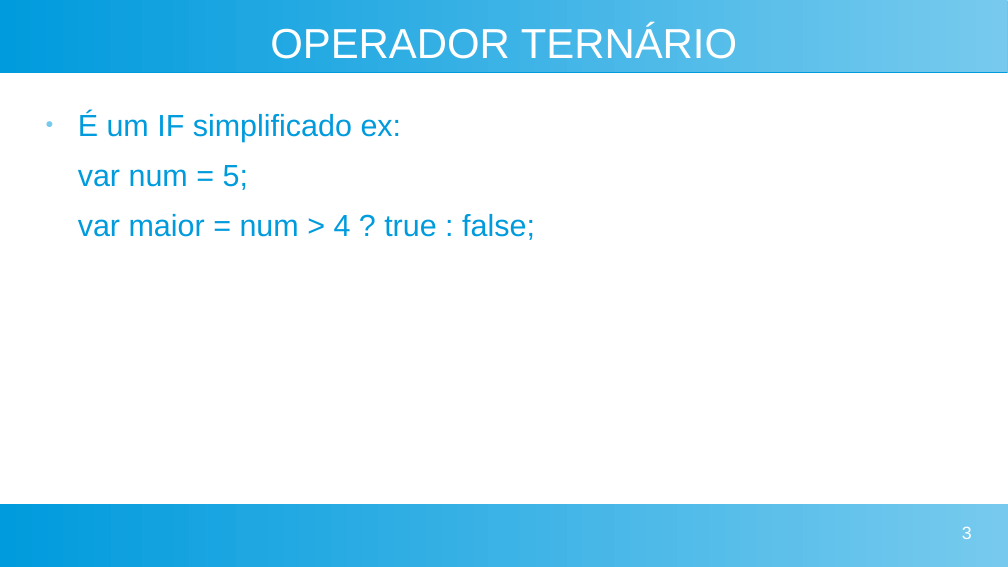
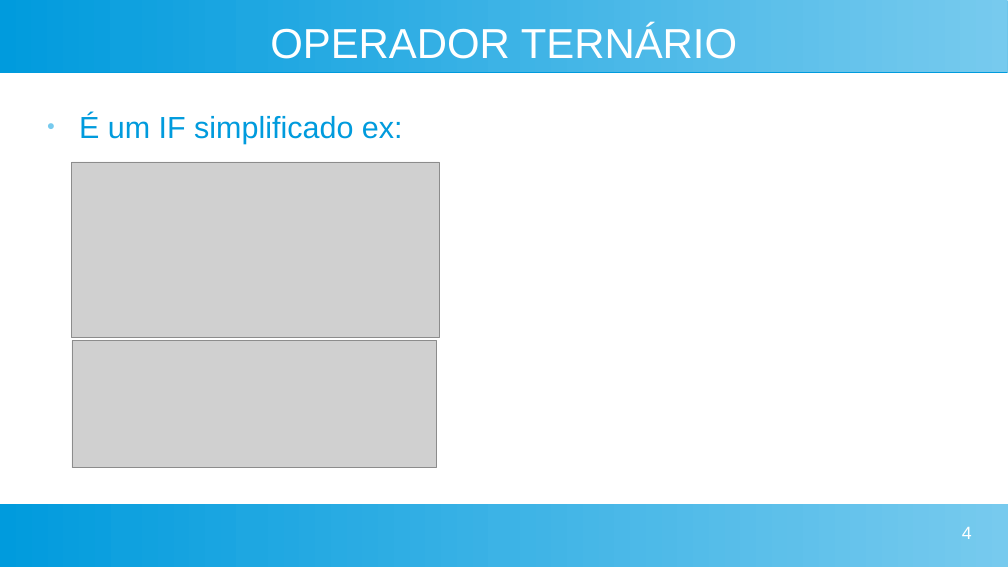
Before and after one commit to Fabio815/JavaScript, a slide deck: slide 4 of Semana 2/Apresentação-semana2.odp (slide 3 before the commit). Drawn at 1008x567 pixels with LibreOffice and Linux fonts; fonts in the diff are those of the drawing; grey boxes stand for pictures. Boxes give left, top, right and bottom in pixels: in the first picture for what was removed or moved away, otherwise in the second. Text is boxed around its words. In the diff, an @@ line names an element or a change of style, - is before the commit and + after.

```diff
--- a/Semana 2/Apresentação-semana2.odp
+++ b/Semana 2/Apresentação-semana2.odp
@@ picture added at (72,162,440,338) @@
@@ text at (78,165,535,240): paragraphs removed @@
-var num = 5;
-var maior = num > 4 ? true : false;
@@ picture added at (72,341,437,468) @@
@@ page number at (962,527,972,539): text changed @@
-3
+4
```
Also in this commit, not shown: 2 other slides changed, 2 slides added, 1 other file.
